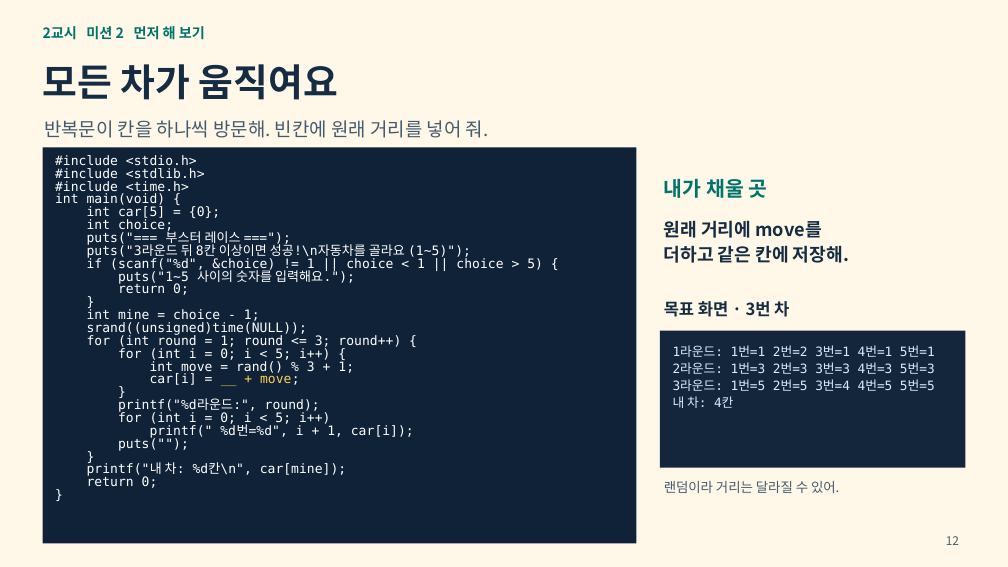
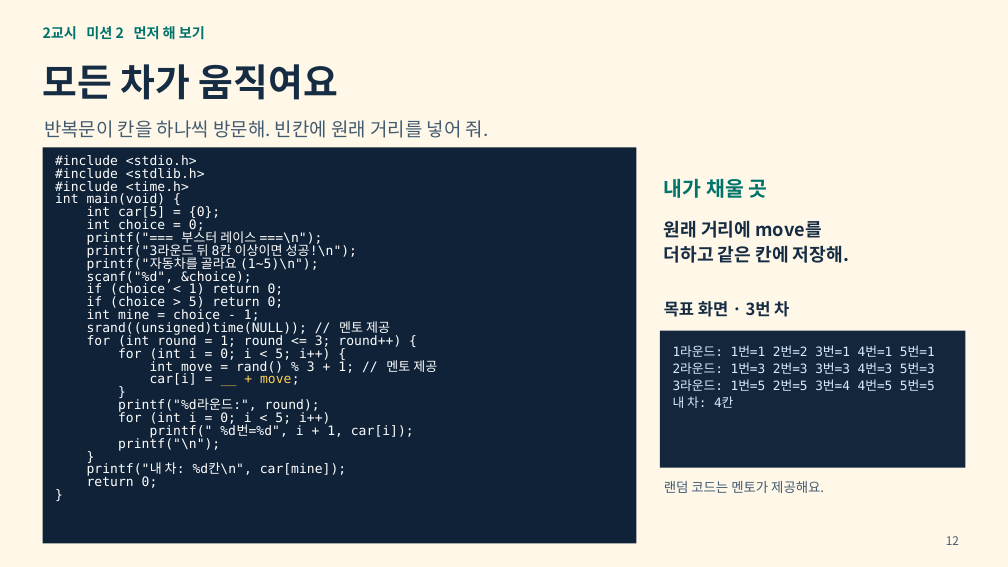
Before and after one commit to ssw12099/2026_volunteer_mentoring, a slide deck: slide 12 of weeks/09/C언어_9주차_배열과_부스터레이스.pptx. Drawn at 1008x567 pixels with LibreOffice and Linux fonts; fonts in the diff are those of the drawing. Boxes give left, top, right and bottom in pixels: in the first picture for what was removed or moved away, otherwise in the second. Text is boxed around its words. In the diff, an @@ line names an element or a change of style, - is before the commit and + after.

```diff
--- a/weeks/09/C언어_9주차_배열과_부스터레이스.pptx
+++ b/weeks/09/C언어_9주차_배열과_부스터레이스.pptx
@@ text at <box>87,219,357,310</box>: text changed @@
-int choice;
-puts("=== 부스터 레이스 ===");
-puts("3라운드 뒤 8칸 이상이면 성공!\n자동차를 골라요 (1~5)");
-if (scanf("%d", &choice) != 1 || choice < 1 || choice > 5) {
-puts("1~5 사이의 숫자를 입력해요.");
-return 0;
-}
+int choice = 0;
+printf("=== 부스터 레이스 ===\n");
+printf("3라운드 뒤 8칸 이상이면 성공!\n");
+printf("자동차를 골라요 (1~5)\n");
+scanf("%d", &choice);
+if (choice < 1) return 0;
+if (choice > 5) return 0;
@@ text at <box>87,321,390,336</box>: text changed @@
-srand((unsigned)time(NULL));
+srand((unsigned)time(NULL)); // 멘토 제공
@@ text at <box>150,360,437,374</box>: text changed @@
-int move = rand() % 3 + 1;
+int move = rand() % 3 + 1; // 멘토 제공
@@ text at <box>118,437,220,451</box>: text changed @@
-puts("");
+printf("\n");
@@ text at <box>664,481,824,493</box>: text changed @@
-랜덤이라 거리는 달라질 수 있어.
+랜덤 코드는 멘토가 제공해요.
```
Also in this commit, not shown: 7 other slides changed, 9 other files.
